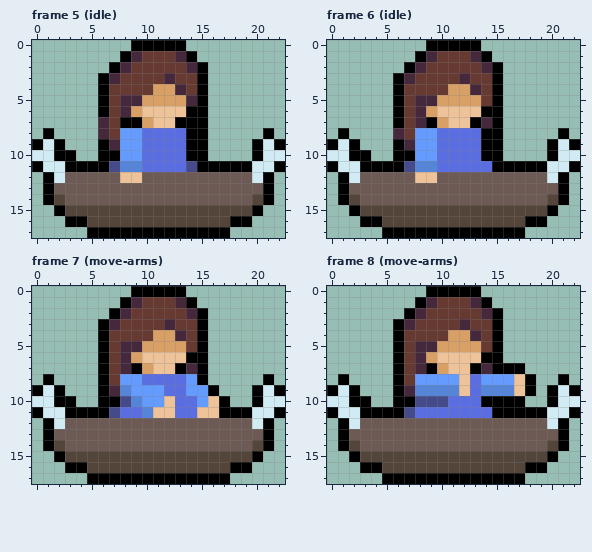
Two states of a pixel-art file, sprite-work/katara-boat.aseprite. The picture above was drawn from the file before the commit.
23x18 pixels, 25 frames. Shown: frame 5 (idle), frame 6 (idle), frame 7 (move-arms), frame 8 (move-arms). The commit also changed other frames, which this record leaves out.
The same view after the edit:
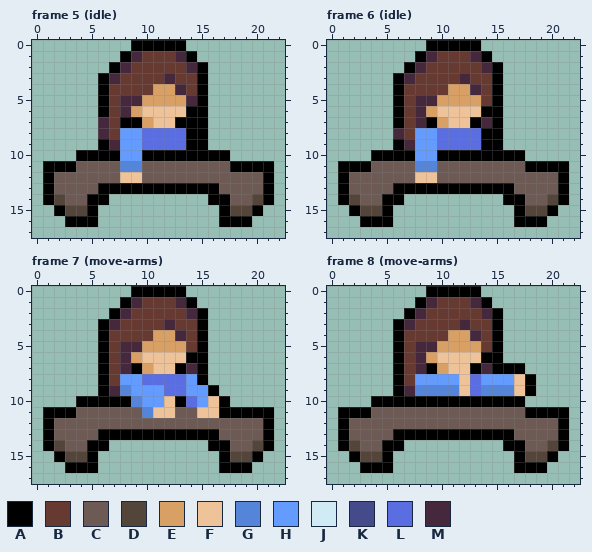
Palette (. is transparent): A #000000  B #663931  C #6d5a55  D #54453a  E #d9a066  F #eec39a  G #5585d9  H #639bff  J #d1ebf4  K #454a8a  L #5b6ee1  M #45283c
Difference:
Changed rows in their new state; - is an unchanged pixel.
Frame 5 (idle), layer "boat":
first column x 0:
 8 -.-------------------.-
 9 ...-----------------...
10 ....AA----AAAA--AA--...
11 .AA-CCCC--CCCCCCCC--AA.
12 --C-----------------C--
13 ------AAAAAAAAAAA------
14 -----AA.........AA-----
15 -----A...........A-----
16 -----A...........A-----
17 -----.............-----
Frame 6 (idle), layer "boat": the same change as frame 5 (idle)
Frame 7 (move-arms), layer "boat":
first column x 0:
 8 -.-------------------.-
 9 ...-----------------...
10 ....AA--A----A------...
11 .AA-CCCCCC---CC-----AA.
12 --C-----------------C--
13 ------AAAAAAAAAAA------
14 -----AA.........AA-----
15 -----A...........A-----
16 -----A...........A-----
17 -----.............-----
Frame 8 (move-arms), layer "boat":
first column x 0:
 8 -.-------------------.-
 9 ...-----------------...
10 ....AA--AAAAAA------...
11 .AA-CCCCCCCCCCCCCC--AA.
12 --C-----------------C--
13 ------AAAAAAAAAAA------
14 -----AA.........AA-----
15 -----A...........A-----
16 -----A...........A-----
17 -----.............-----
Boxes around the changes in both pictures, in picture pixels (x1, y1, x2, y2):
changed: (32, 128, 285, 238)
changed: (327, 128, 580, 238)
changed: (32, 374, 285, 484)
changed: (327, 374, 580, 484)
